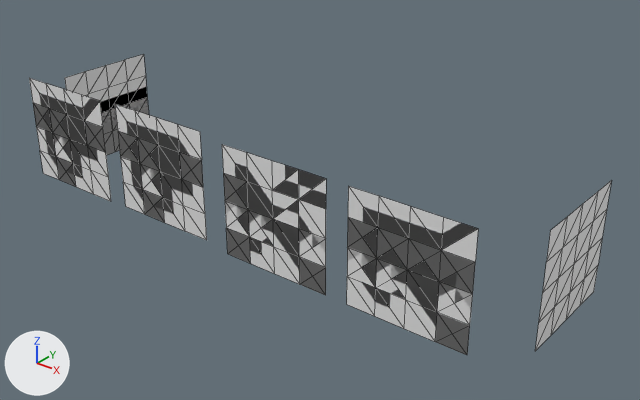
Two versions of the OBJ model game/assets/shops/storefront-2-flags.obj, one commit apart.
The view is the same before and after, from a camera (50 mm lens) standing at (1.622, -2.532, 1.519) and looking at (0.033, -0.546, 0.288). Every picture has the same lights, and +X, +Y and +Z are marked at lower left. Mesh edges are drawn as thin lines. Where no turn or scale is listed for an object, it has been applied to the vertices. Vertices at the same position are counted once.

The first picture shows 'Storefront_2_Flags_Plane.021'.
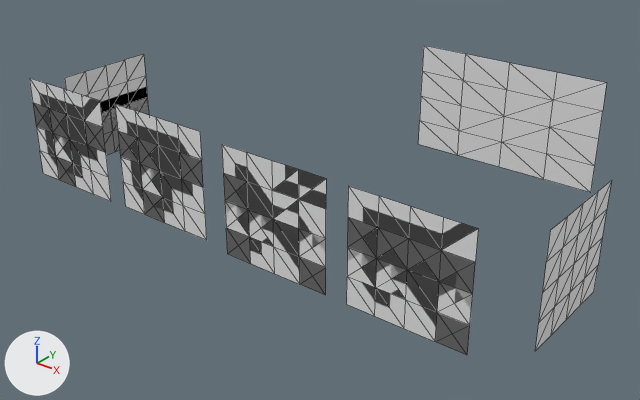
Location of each change, (x1, y1, x2, y2) in pixels of the pictures (640 x 400 px):
'Storefront_2_Flags_Plane.021', reshaped: before (29, 54, 611, 355); after (29, 45, 611, 355)
part 1 of me_storefront_2_flags_plane_021, added: after (418, 45, 607, 192)

The edits, one by one:
me_storefront_2_flags_plane_021 is used by ob_storefront_2_flags_plane_021; location (0.0, 0.0, 0.0).
me_storefront_2_flags_plane_021 had 155 vertices, 256 faces and spanned x -0.99..0.88, y -0.92..-0.36, z 0.18..0.6.
me_storefront_2_flags_plane_021 now has 180 vertices, 288 faces and spans x -0.99..0.88, y -0.92..-0.11, z 0.18..0.71.
me_storefront_2_flags_plane_021 part 1: a new loose piece of 25 vertices spanning x 0.12..0.74, y -0.11, z 0.36..0.71.
